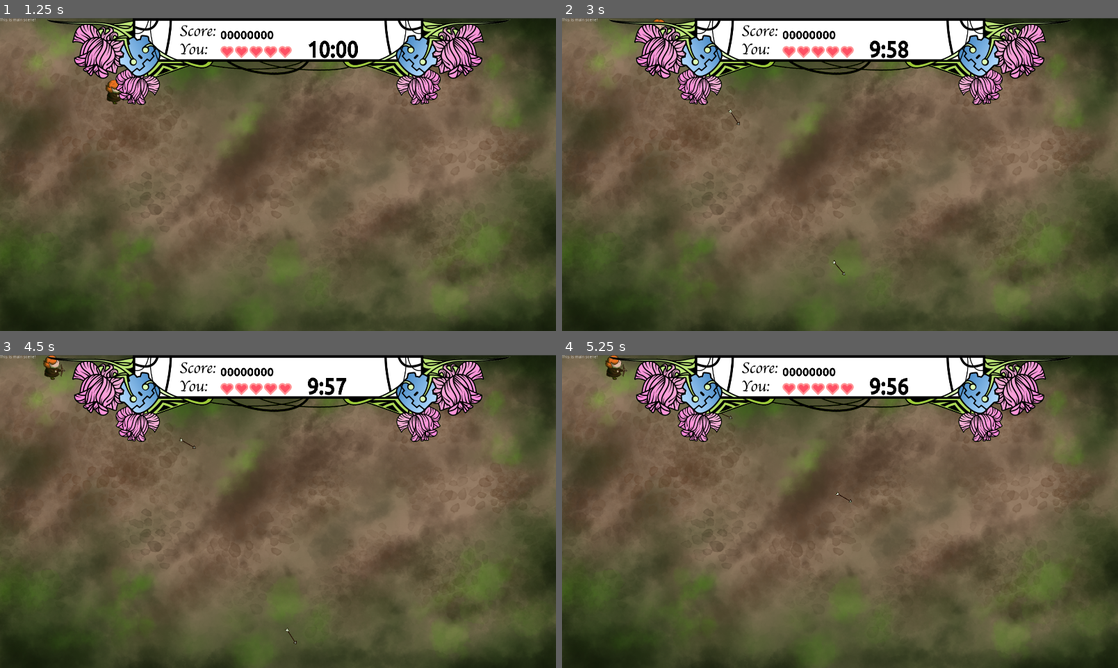
Above: before the commit, frames 1-4 (two rows, left to right).
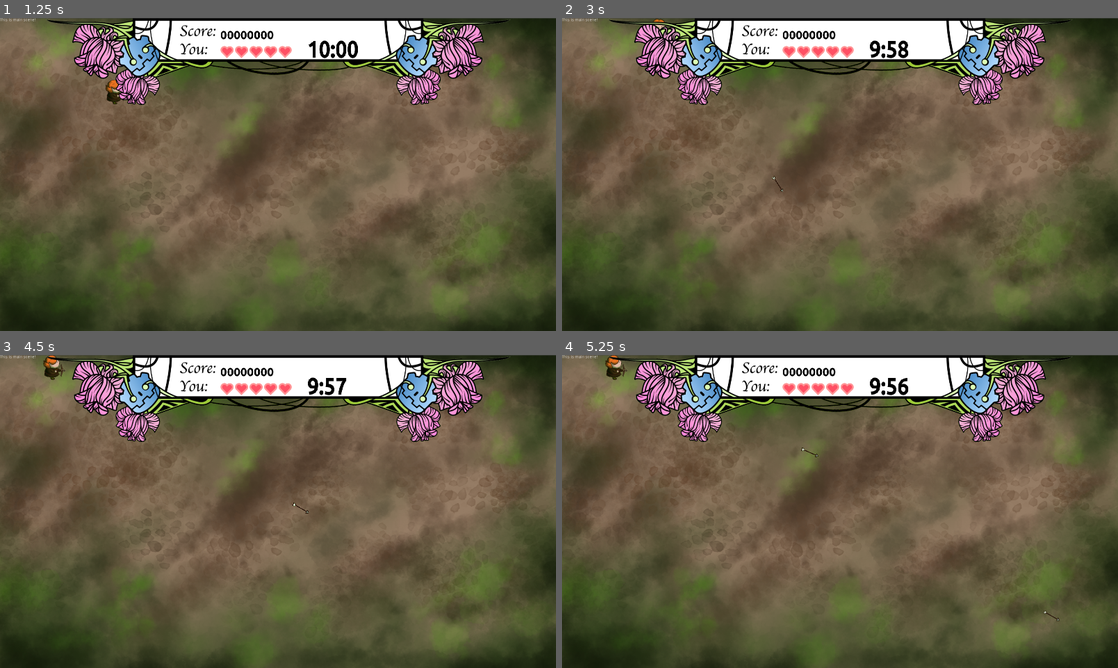
Above: after the commit, the same moments.

Repository: moisesjbc/island-jam-5
Game: Godot game, scene res://menus/main_menu/main_menu.tscn
Same seed, same stepped clock (60 frames per second), same inputs: the game is played once before the commit and once after it.
Inputs (mouse positions are in pixels of both pictures, inside the frame that each line leads up to):
- Up to frame 1 (1.25 s): click "Start game" at 0.5 s
- Up to frame 2 (3 s): tap Enter at 1.25 s; move the mouse to (812, 237) at 1.27 s; hold Up (ui_up) 1.28-2 s; click (812, 237) at 1.42 s; tap Space at 2 s; drag from (1006, 221) to (812, 237) at 2.02 s; move the mouse to (673, 127) at 2.77 s; hold Left (ui_left) from 2.78 s (still down)
- Up to frame 3 (4.5 s): release Left (ui_left) at 3.5 s; drag from (305, 511) to (111, 464) at 3.52 s; tap Enter at 4.25 s; drag from (216, 370) to (305, 511) at 4.27 s
- Up to frame 4 (5.25 s): tap Space at 5 s; drag from (962, 495) to (723, 367) at 5.02 s

Frame 1 is identical in both runs. In frame 2, less than 0.1% of the frame differs, in the area x 29-51%, y 29-83%; in frame 3, less than 0.1%; in frame 4, less than 0.1%, in the area x 28-90%, y 18-86%.

Commit message:
Increased bullet speed

Diff:
--- a/godot-project/game/bullet/bullet.tscn
+++ b/godot-project/game/bullet/bullet.tscn
@@ -19,7 +19,7 @@
 collision_layer = 8
 collision_mask = 6
 script = ExtResource( 1 )
-speed = 500
+speed = 1000
 
 [node name="sprite" type="AnimatedSprite" parent="."]
 position = Vector2( -4.37061, 3.8296e-06 )
